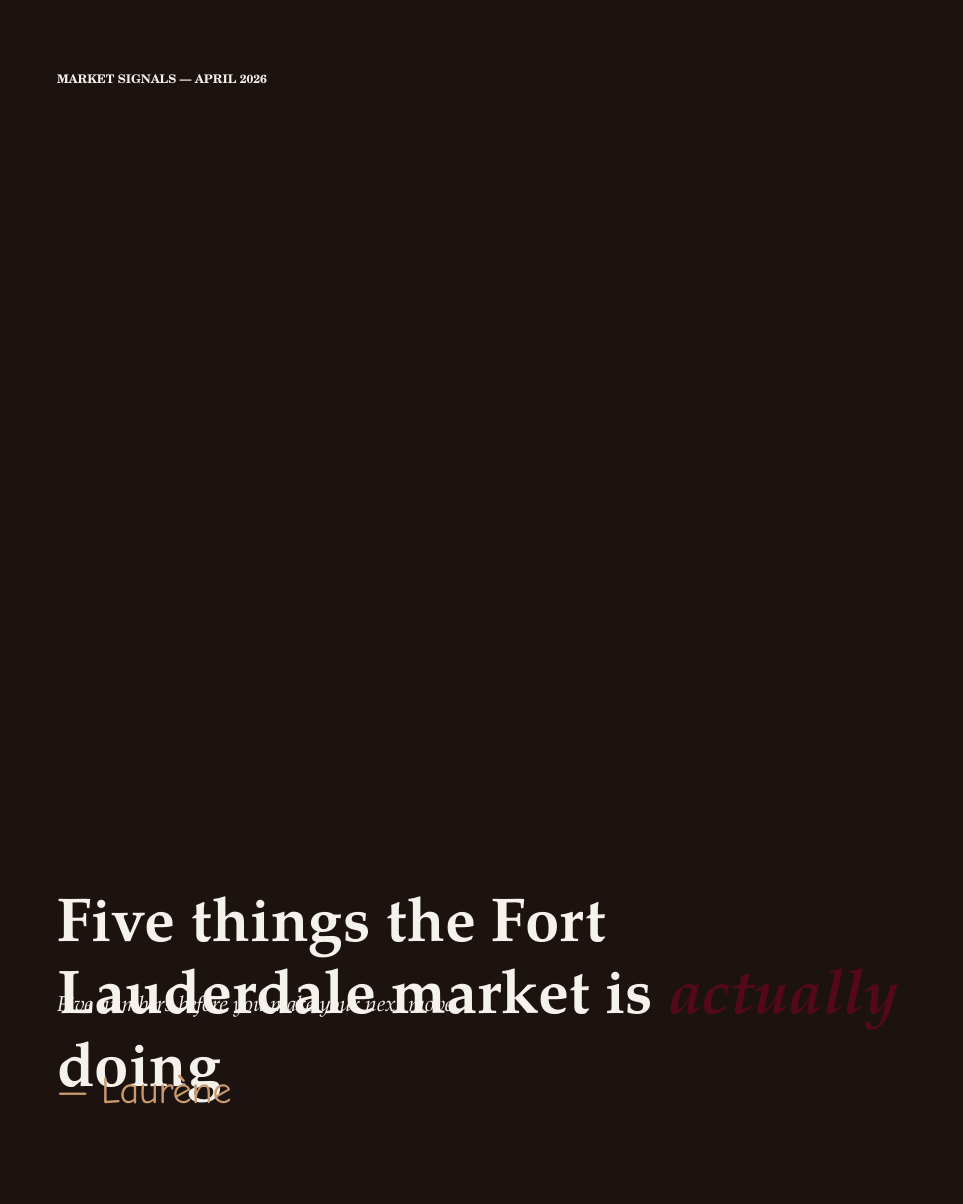
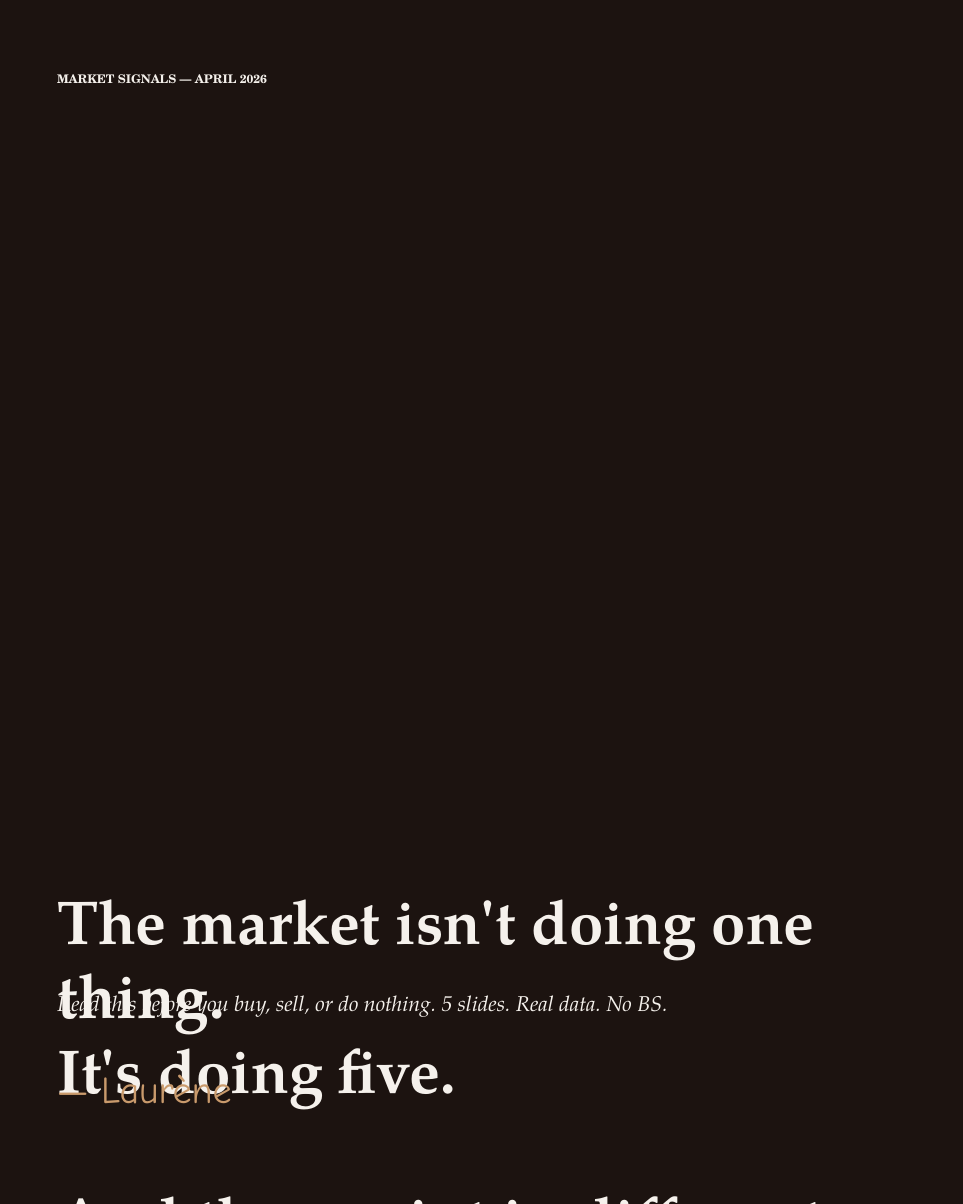
Before and after one commit to RamiroBawt/laurene-content, a slide deck: slide 1 of W22-5d03ac/mon/slides/01-cover.pptx. Drawn at 963x1204 pixels with LibreOffice and Linux fonts; fonts in the diff are those of the drawing; background and template pictures are left out. Boxes give left, top, right and bottom in pixels: in the first picture for what was removed or moved away, otherwise in the second. Text is boxed around its words. In the diff, an @@ line names an element or a change of style, - is before the commit and + after.

```diff
--- a/W22-5d03ac/mon/slides/01-cover.pptx
+++ b/W22-5d03ac/mon/slides/01-cover.pptx
@@ text at bbox=[57, 899, 815, 1110]: text changed @@
-Five things the Fort Lauderdale market is actually doing
+The market isn't doing one thing.
+It's doing five.
+And they point in different directions.
@@ text at bbox=[57, 988, 667, 1019]: text changed @@
-Five numbers before you make your next move
+Read this before you buy, sell, or do nothing. 5 slides. Real data. No BS.
```
Also in this commit, not shown: 4 other files.
